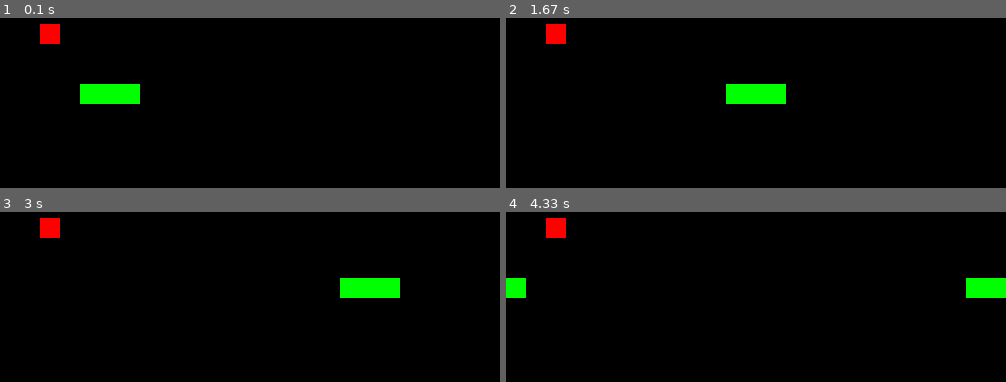
Above: before the commit, frames 1-4 (two rows, left to right).
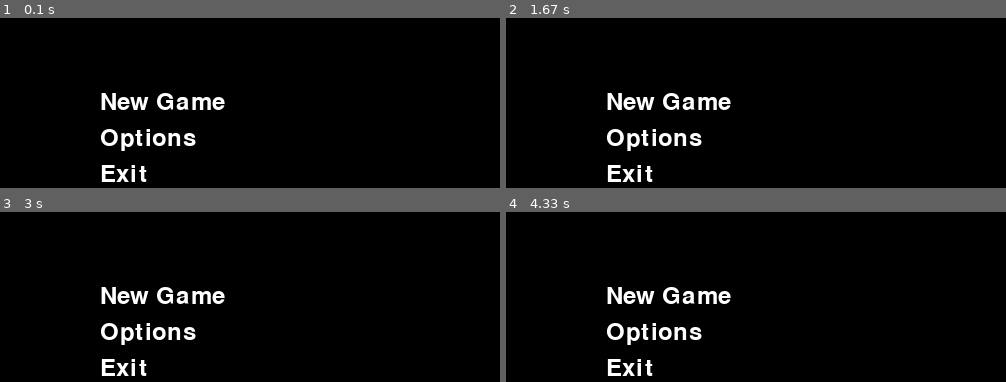
Above: after the commit, the same moments.

Repository: Vladislav2397/PyGamer
Game: pygame game, started from main.py
Two runs of this game, one before a commit and one after it. Both use one fixed random seed, a clock stepped at 60 frames per second and the inputs below.
Inputs:
- Up to frame 1 (0.1 s): no input
- Up to frame 2 (1.67 s): no input
- Up to frame 3 (3 s): no input
- Up to frame 4 (4.33 s): no input

The runs differ from the first frame. In frame 1, 4.3% of the frame differs, in the area x 8-45%, y 3-97%; in frame 2, 4.6%; in frame 3, 4.6%, in the area x 8-80%, y 3-97%; in frame 4, 4.6%.

Commit message:
Add main menu

Diff:
--- /dev/null
+++ b/common/base_game.py
@@ -0,0 +1,21 @@
+from time import time
+from pygame.time import Clock
+from abc import ABC, abstractmethod
+from common.config import (FPS)
+
+
+class BaseGame(ABC):
+    def __init__(self):
+        self._timer = time()
+        self._time = Clock()
+
+    @property
+    def timeout(self):
+        return 0.2
+
+    def run(self):
+        self._time.tick(FPS)
+
+    @abstractmethod
+    def game_over(self):
+        pass
--- a/main.py
+++ b/main.py
@@ -1,3 +1,5 @@
+from typing import Union
+
 import pygame
 from pygame.locals import (
     K_UP, K_DOWN, K_LEFT, K_RIGHT,
@@ -15,8 +17,10 @@
 from common.config import (
     WINDOW_SIZE,
     LEFT, RIGHT, UP, DOWN,
-    FPS, TIMEOUT
+    FPS, TIMEOUT,
 )
+from common.base_game import BaseGame
+from main_menu import MainMenu
 
 
 # TODO: Add debug mode (optional)
@@ -29,8 +33,11 @@
 class Game:
     """ Base class of game """
 
+    game: Union[BaseGame, None] = None
+    main_menu = MainMenu()
+
     def __init__(self, window_size: tuple = None) -> None:
-        """ Initalize of 'GAME' object """
+        """ Initialize of 'GAME' object """
 
         pygame.init()
 
@@ -40,12 +47,12 @@
         self._timer = time()
         self._time = Clock()
 
-        self.snake = Snake(
-            color=MyColor.GREEN,
-            window_size=(self._width, self._height)
-        )
-        self.eat = Eat(pos=[40, 20], color=MyColor.RED)
-        self._all_groups = Group(self.snake, self.eat)
+        # self.snake = Snake(
+        #     color=MyColor.GREEN,
+        #     window_size=(self._width, self._height)
+        # )
+        # self.eat = Eat(pos=[40, 20], color=MyColor.RED)
+        # self._all_groups = Group(self.snake, self.eat)
 
     def run(self) -> None:
         """ Run main loop of game """
@@ -54,14 +61,15 @@
 
         while self._is_play:
             self._check_events()
-            self._all_groups.add([*self.snake._body, self.eat])
+            # self._all_groups.add([*self.snake._body, self.eat])
             if self.is_time:
-                self.snake.move()
-                self._check_colliderect()
-                self.eat.update()
-                self.snake.update()
-                self._window.fill(MyColor.BLACK)
-                self._all_groups.draw(self._window)
+                # self.snake.move()
+                # self._check_colliderect()
+                # self.eat.update()
+                # self.snake.update()
+                # self._window.fill(MyColor.BLACK)
+                # self._all_groups.draw(self._window)
+                self.main_menu.draw(self._window)
             display.flip()
 
     @property
@@ -78,25 +86,25 @@
         for event in pygame.event.get():
             if event.type == QUIT:
                 self.close()
-            elif event.type == KEYDOWN:
-                if event.key == K_ESCAPE:
-                    self.close()
-                elif event.key == K_LEFT:
-                    self.snake.turn(LEFT)
-                elif event.key == K_RIGHT:
-                    self.snake.turn(RIGHT)
-                elif event.key == K_UP:
-                    self.snake.turn(UP)
-                elif event.key == K_DOWN:
-                    self.snake.turn(DOWN)
+    #         elif event.type == KEYDOWN:
+    #             if event.key == K_ESCAPE:
+    #                 self.close()
+    #             elif event.key == K_LEFT:
+    #                 self.snake.turn(LEFT)
+    #             elif event.key == K_RIGHT:
+    #                 self.snake.turn(RIGHT)
+    #             elif event.key == K_UP:
+    #                 self.snake.turn(UP)
+    #             elif event.key == K_DOWN:
+    #                 self.snake.turn(DOWN)
 
-    def _check_colliderect(self):
-        """ Check has collide rect """
-
-        hit = collide_rect(self.snake.head, self.eat)
-        if hit:
-            self.snake.upgrade()
-            self.eat.upgrade(self.snake.get_positions)
+    # def _check_colliderect(self):
+    #     """ Check has collide rect """
+    #
+    #     hit = collide_rect(self.snake.head, self.eat)
+    #     if hit:
+    #         self.snake.upgrade()
+    #         self.eat.upgrade(self.snake.get_positions)
 
     def close(self) -> None:
         """ Close main loop of game """
--- /dev/null
+++ b/main_menu.py
@@ -0,0 +1,37 @@
+from enum import Enum
+
+import pygame
+from pygame.surface import Surface
+from common.base_game import BaseGame
+from common.other import MyColor
+
+
+class Menu(Enum):
+    NEW_GAME = 'New Game'
+    OPTIONS = 'Options'
+    EXIT = 'Exit'
+
+
+class MainMenu(BaseGame):
+    def __init__(self):
+        super().__init__()
+
+        self._menu = Menu
+        self._active_menu_item = self._menu.NEW_GAME
+
+    def run(self):
+        super().run()
+
+    def draw(self, window: Surface):
+        color = MyColor.BLACK
+
+        window.fill(color)
+
+        font = pygame.font.Font(None, 36)
+        for index, item in enumerate(Menu):
+            text = font.render(item.value, True, (255, 255, 255))
+
+            window.blit(text, (100, 50 + (index + 1) * 36))
+
+    def game_over(self):
+        pass
Empty file added: pySnake/game.py
